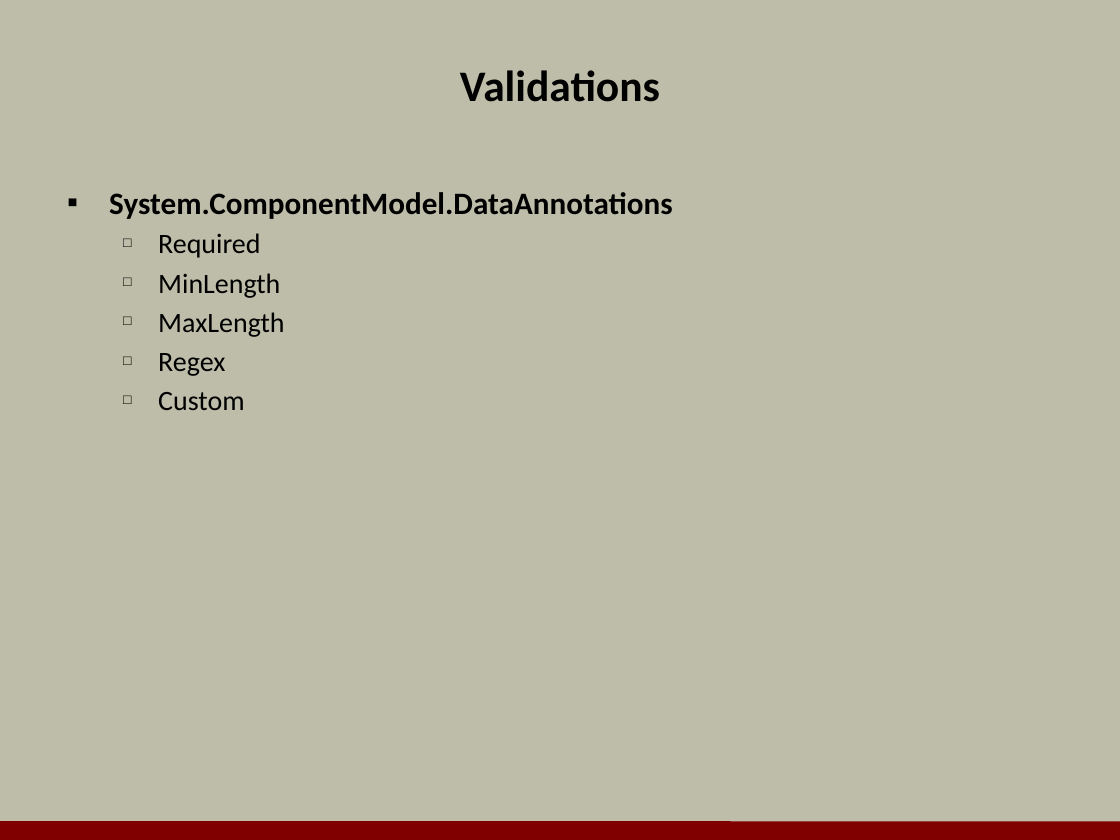
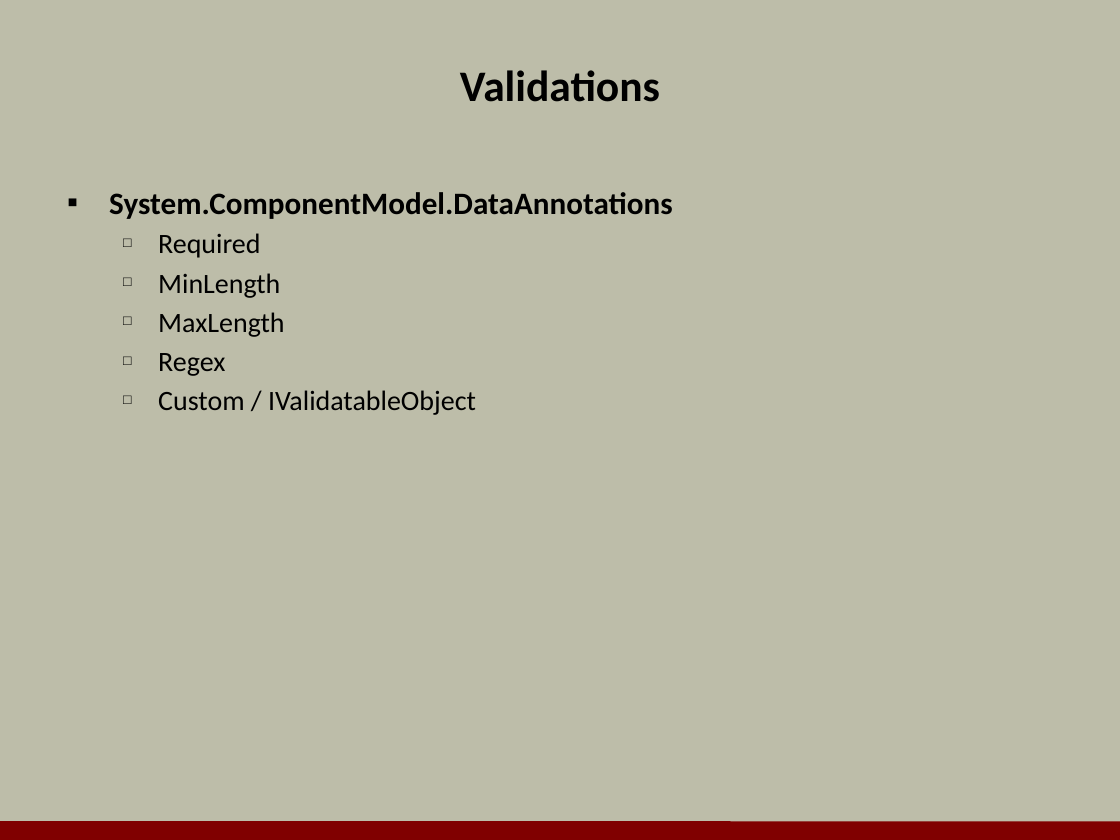
Before and after one commit to OdeToCode/classes, a slide deck: slide 8 of linq/slides/11_EFBonus.pptx (slide 9 before the commit). Drawn at 1120x840 pixels with LibreOffice and Linux fonts; fonts in the diff are those of the drawing; background and template pictures are left out. Boxes give left, top, right and bottom in pixels: in the first picture for what was removed or moved away, otherwise in the second. Text is boxed around its words. In the diff, an @@ line names an element or a change of style, - is before the commit and + after.

```diff
--- a/linq/slides/11_EFBonus.pptx
+++ b/linq/slides/11_EFBonus.pptx
@@ text at (158,390,476,415): text changed @@
-  □ Custom
+  □ Custom / IValidatableObject
```
Also in this commit, not shown: 2 other slides changed, 1 slide removed.
